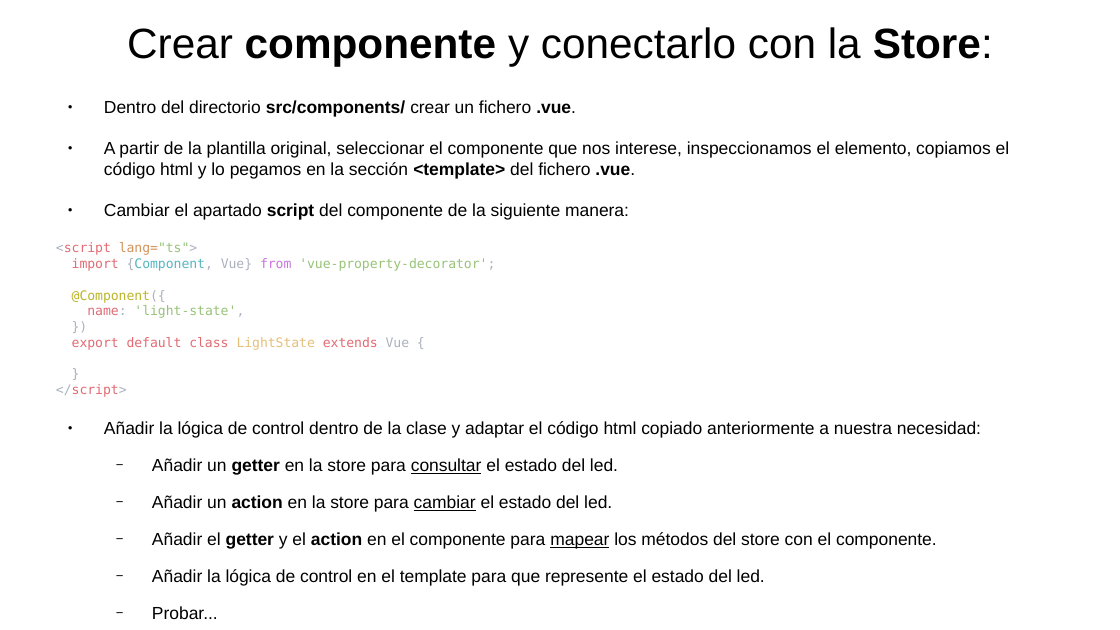
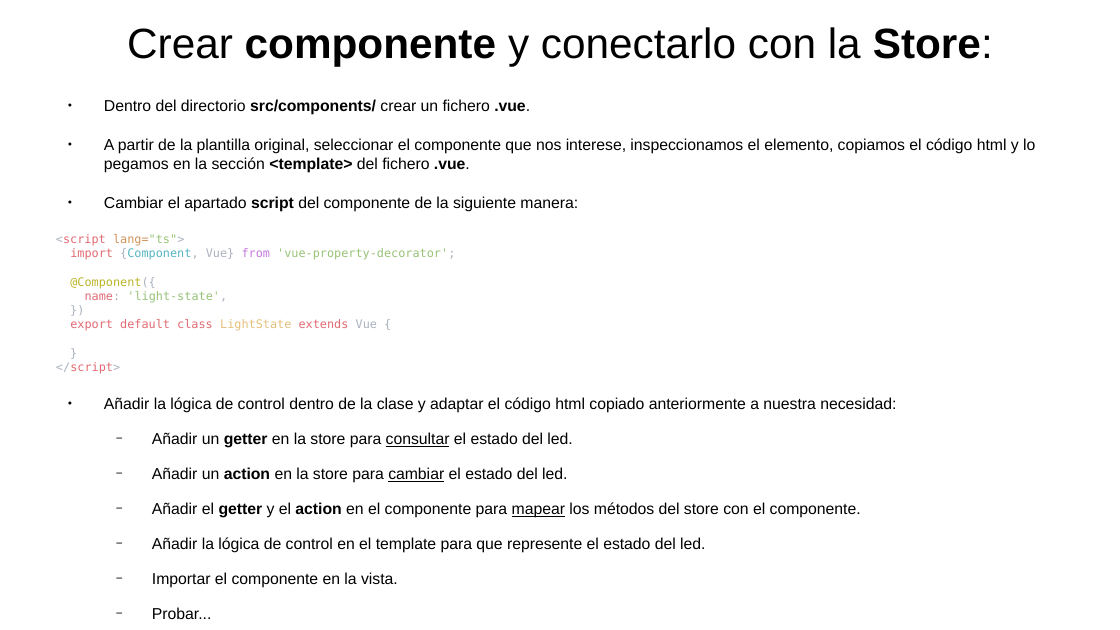
Before and after one commit to xino1010/vue-nest-arduino, a slide deck: slide 15 of presentacion/presentacion.odp. Drawn at 1120x630 pixels with LibreOffice and Linux fonts; fonts in the diff are those of the drawing. Boxes give left, top, right and bottom in pixels: in the first picture for what was removed or moved away, otherwise in the second. Text is boxed around its words. In the diff, an @@ line names an element or a change of style, - is before the commit and + after.

Commit message:
feat: presentation

```diff
--- a/presentacion/presentacion.odp
+++ b/presentacion/presentacion.odp
@@ text at (x1=56, y1=99, x2=1035, y2=619): size 12.4 to 11.2 pt in "Dentro del directorio src/components/ crear un fichero ...", "A partir de la plantilla original, seleccionar ...", "Cambiar el apartado script del componente de ...", "Añadir la lógica de control dentro de ..." and 5 more places; size 9.3 to 8.4 pt in "<script lang="ts"> import {Component, Vue} from 'vue-propert ..." @@
@@ text at (x1=152, y1=572, x2=398, y2=588): paragraph added @@
+  − Importar el componente en la vista.
```
